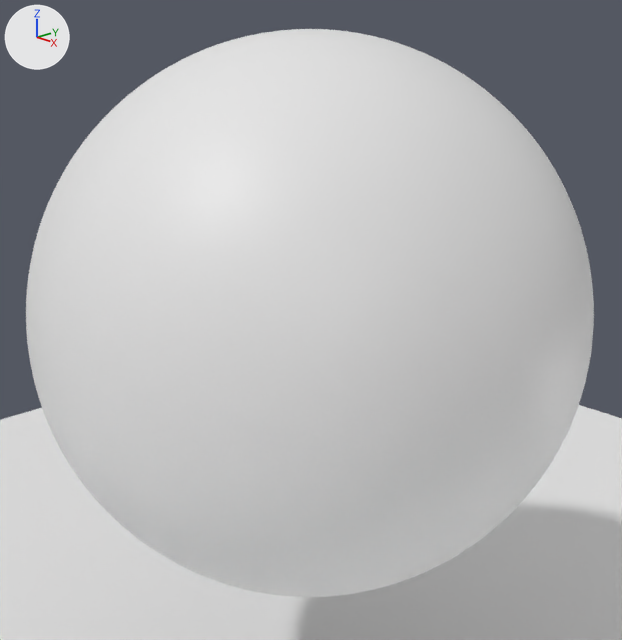
The Blender file Blob/blobio.blend: old version first, new version second.
Both versions are drawn from a 50 mm lens placed at (2.206, -2.072, 2.701), pointed at (0.007, -0.002, 1.748). The axes (+X, +Y, +Z) are drawn at upper left. The lights are the same throughout.

In view in the first picture: 'Blob', 'Plane'.
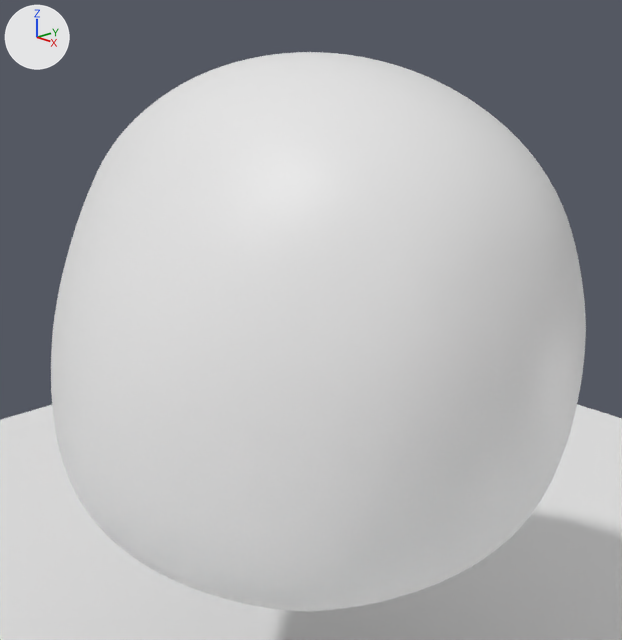
The change, as a list of edits to the scene's bpy script:
```text
Change me_roundcube:
    used by ob_blob; location = (0.0, 0.0, 1.77)
    remove me_roundcube.from_pydata(...)  # 386 vertices, 384 faces; spans x -1.0..1.0, y -1.0..1.0, z -1.0..1.0
    add me_roundcube.from_pydata(...)  # 386 vertices, 384 faces; spans x -1.0..1.0, y -0.94..0.94, z -0.88..0.92
    me_roundcube part 1: 376 of 386 vertices moved; they spanned x -1.0..1.0, y -1.0..1.0, z -1.0..1.0 and now span x -1.0..1.0, y -0.94..0.94, z -0.88..0.92; mean shift (0.0, 0.0, -0.01); largest move (0.0, 0.85, 0.53) -> (0.0, 0.63, 0.58)
```

Where the change shows, as pixel boxes (x1, y1, x2, y2) in the pictures (622 x 640 px):
'Blob', reshaped
    before: (26, 29, 594, 597)
    after: (51, 52, 586, 611)
